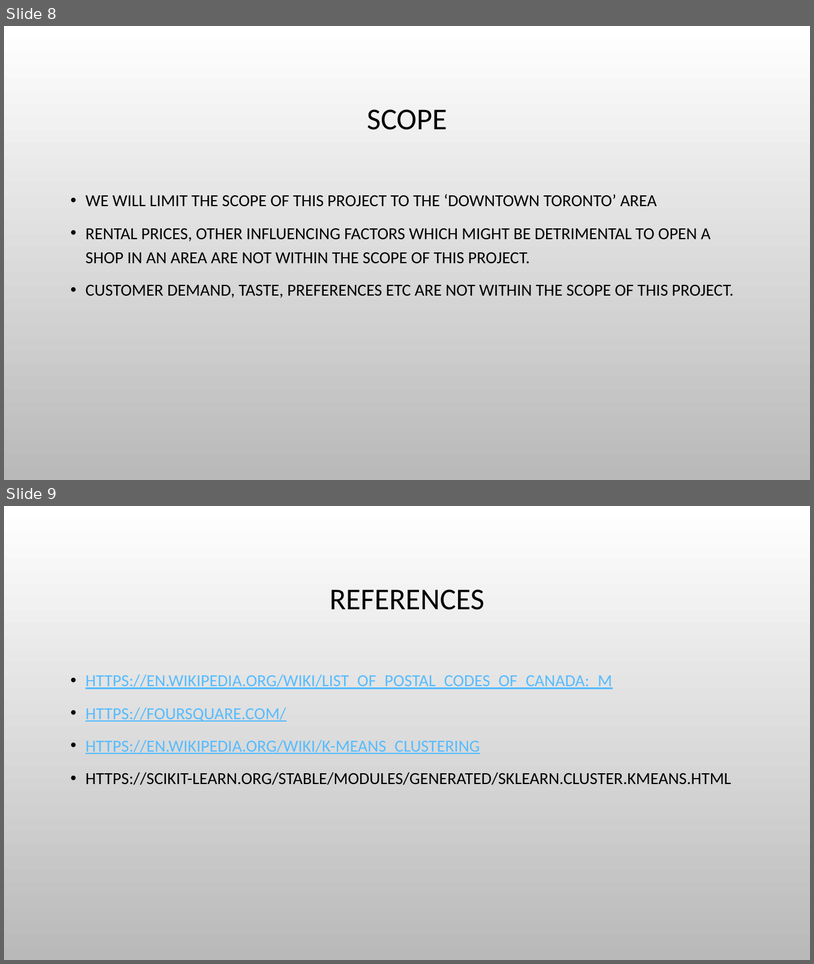
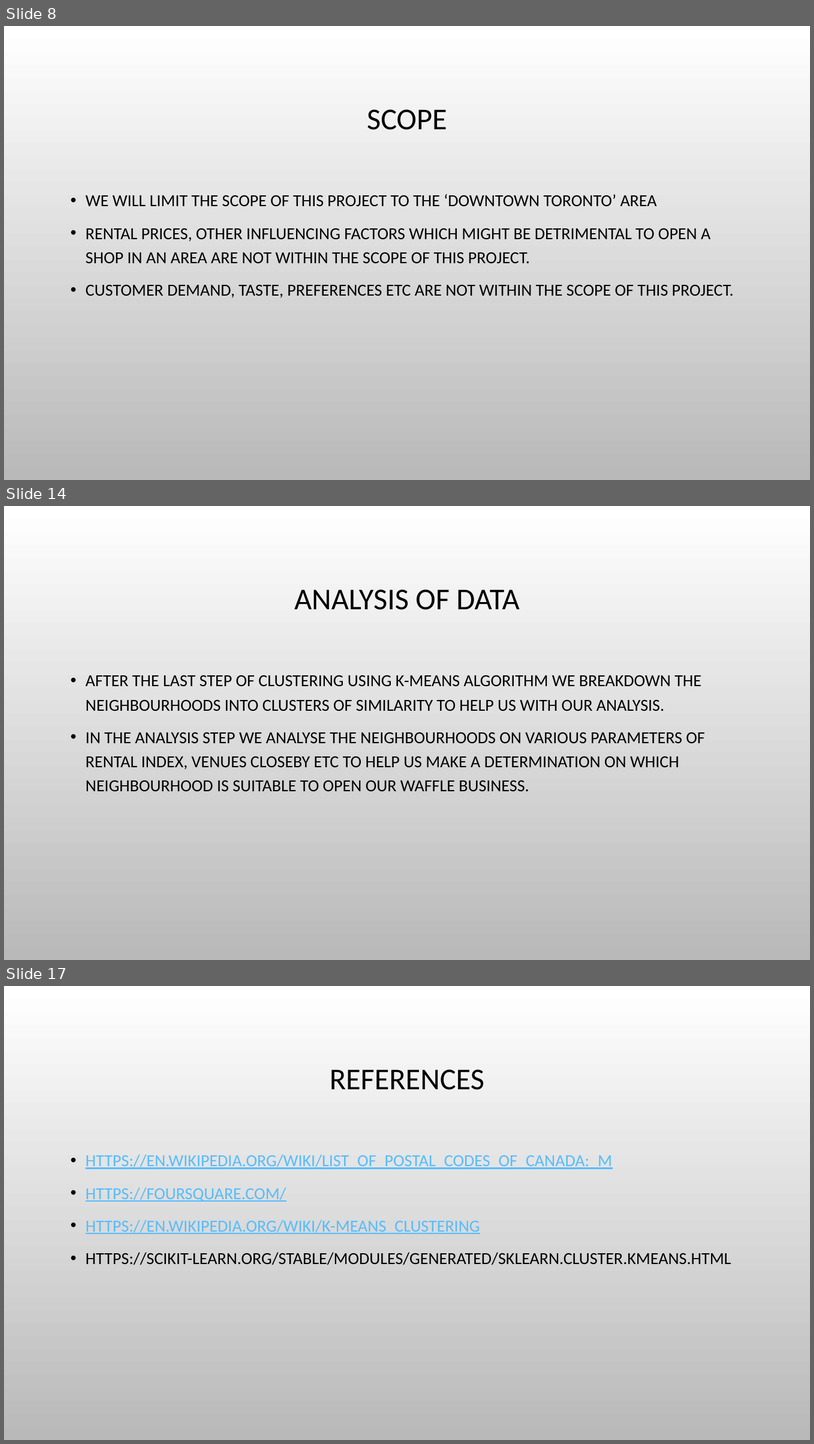
Before and after one commit to liyanshu09/Capstone-Project, a slide deck: IBM DataSCIENCE CAPTSTONE Project.pptx. Shown one above the other, each under a label of ours: slides 8 and 9 before the commit, slides 8, 14 and 17 after it; the slides between them are not shown. The pictures are 814x964 and 814x1444 pixels, drawn with LibreOffice and Linux fonts; fonts in the diff are those of the drawing; background and template pictures are left out. Boxes give left, top, right and bottom in pixels: in the first picture for what was removed or moved away, otherwise in the second. Text is boxed around its words. In the diff, an @@ line names an element or a change of style, - is before the commit and + after.

```diff
--- a/IBM DataSCIENCE CAPTSTONE Project.pptx
+++ b/IBM DataSCIENCE CAPTSTONE Project.pptx
@@ slide 14 added at [4,506,810,960], background picture (left out) @@
@@ title added at [294,589,519,610], 36 pt, text #000000 @@
+ANALYSIS OF DATA
@@ text added at [86,675,705,791], 20 pt, text #000000 @@
+• AFTER THE LAST STEP OF CLUSTERING USING K-MEANS ALGORITHM WE BREAKDOWN THE NEIGHBOURHOODS INTO CLUSTERS OF SIMILARITY TO HELP US WITH OUR ANALYSIS.
+• IN THE ANALYSIS STEP WE ANALYSE THE NEIGHBOURHOODS ON VARIOUS PARAMETERS OF RENTAL INDEX, VENUES CLOSEBY ETC TO HELP US MAKE A DETERMINATION ON WHICH NEIGHBOURHOOD IS SUITABLE TO OPEN OUR WAFFLE BUSINESS.
@@ what was slide 9 is now slide 17 @@
```
Also in this commit, not shown: 7 other slides added.
